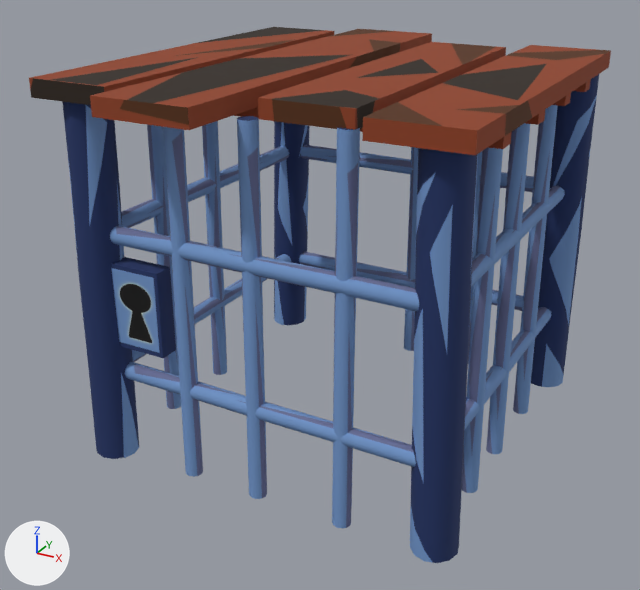
An edit to the FBX model Assets/Prefabs/Items/Models/GRP_PRMC_Jaula.FBX, drawn before and after from the same camera.
Before and after are seen from a camera (50 mm lens) standing at (2.33, -4.52, 3.04) and looking at (-0.07, -0.17, 0.86). The axes (+X, +Y, +Z) are drawn at lower left. The lights are the same throughout. Where no turn or scale is listed for an object, it has been applied to the vertices.

Names of what the first picture shows: 'PRMC_Jaula', 'PRMC_Jaula_Puerta', 'PRMC_Jaula_Techo'.
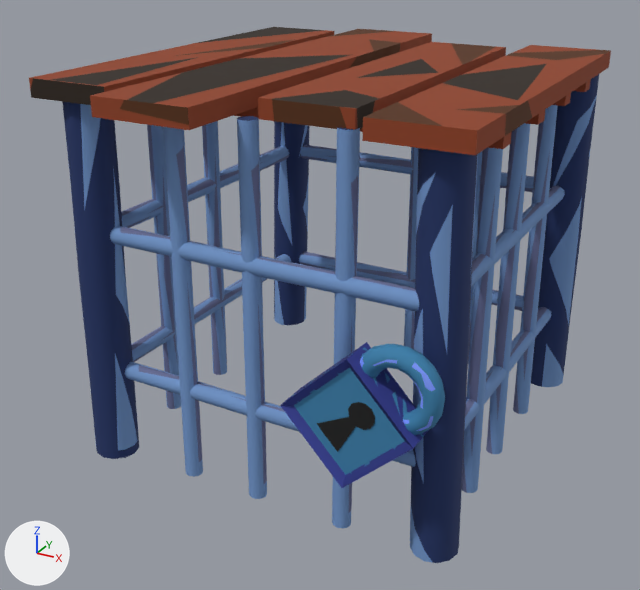
Where the change shows, as pixel boxes (x1, y1, x2, y2) in the pictures (640 x 590 px):
```json
{"object": "PRMC_Candado", "change": "added", "after": [280, 342, 445, 488], "on screen": "blue"}
{"part": 1, "of": "me_mesh_002", "change": "deleted", "before": [111, 257, 176, 358], "on screen": "blue"}
{"part": 2, "of": "me_mesh_002", "change": "surface changed", "before": [70, 104, 417, 528], "after": [70, 104, 417, 528]}
```

Scene script edits in JSON lines:
```json
{"op": "add", "block": "img_mcrd_candado_png", "code": ["img_mcrd_candado_png = load_image('MCRD_Candado.png', '../Textures/MCRD_Candado.png', 1024, 1024, 'sRGB')"]}
{"op": "add", "block": "mat_material__516", "code": ["mat_material__516 = principled_material('Material #516')", "mat_material__516.texture = img_mcrd_candado_png", "mat_material__516.roughness = 0.859"]}
{"block": "me_mesh_002", "where": "# used by ob_prmc_jaula_puerta; location = (-0.982, -1.053, 0.0)"}
{"op": "remove", "block": "me_mesh_002", "code": "me_mesh_002.from_pydata(...)  # 368 vertices, 708 faces; spans x -0.14..1.99, y -0.15..0.15, z 0.0..2.2"}
{"op": "add", "block": "me_mesh_002", "code": "me_mesh_002.from_pydata(...)  # 360 vertices, 696 faces; spans x -0.14..1.99, y -0.15..0.15, z 0.0..2.2"}
{"block": "me_mesh_002", "change": "me_mesh_002 part 1: the loose piece of 8 vertices spanning x 0.05..0.43, y -0.05..0.07, z 0.73..1.24 is deleted"}
{"block": "me_mesh_002", "change": "me_mesh_002 part 2: 613 kept faces spanning x -0.14..1.99, y -0.15..0.15, z 0.0..2.2 get new texture (UV) coordinates"}
{"op": "add", "block": "me_mesh_003", "code": ["me_mesh_003 = bpy.data.meshes.new('Mesh.003')", "me_mesh_003.from_pydata(...)  # 146 vertices, 280 faces; spans x -0.663..0.141, y -0.105..0.106, z -0.683..0.102", "me_mesh_003.materials.append(mat_material__516)  # picture img_mcrd_candado_png"]}
{"op": "add", "block": "ob_prmc_candado", "code": ["ob_prmc_candado = bpy.data.objects.new('PRMC_Candado', me_mesh_003)", "ob_prmc_candado.location = (1.02, -1.25, 1.138)"]}
```
